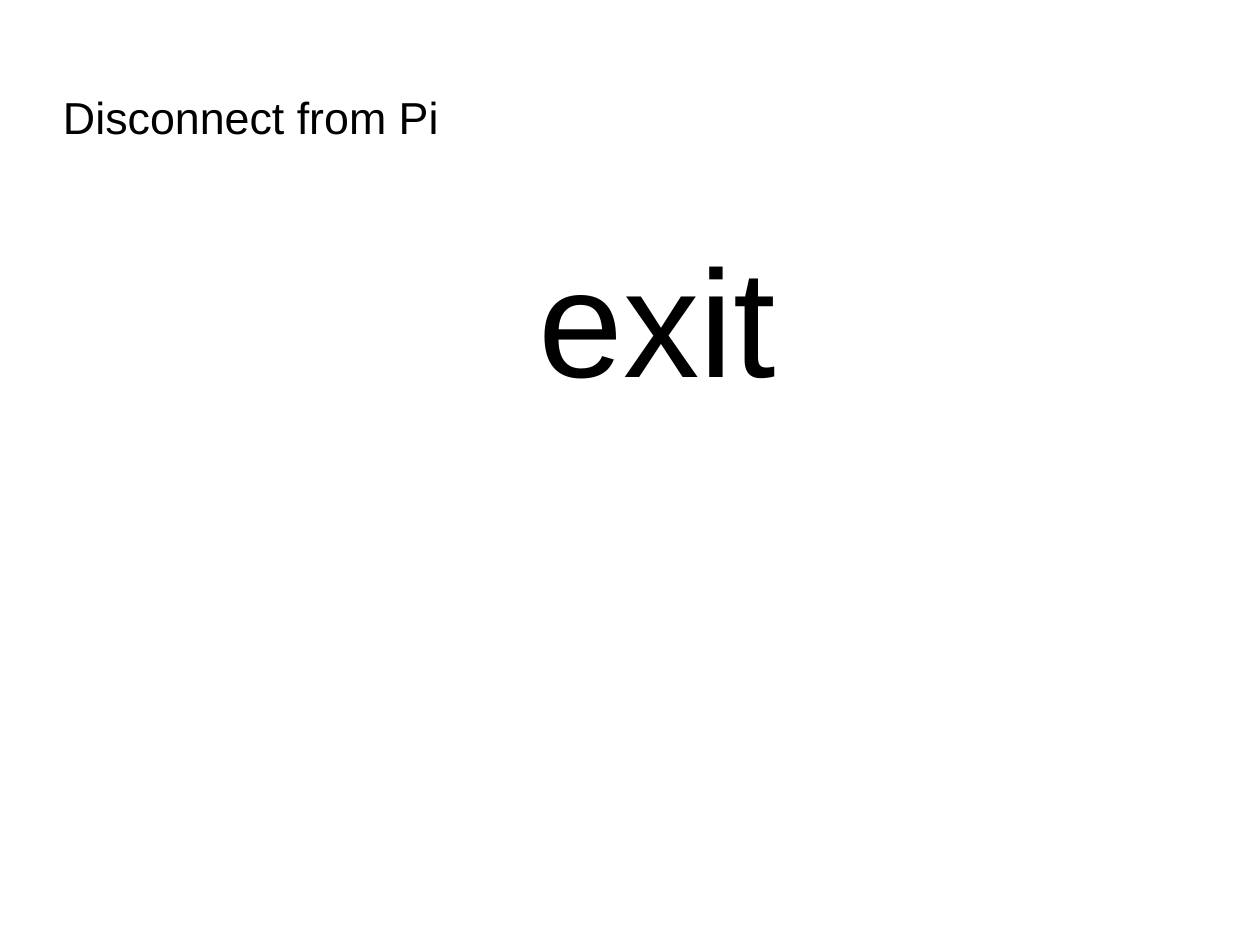
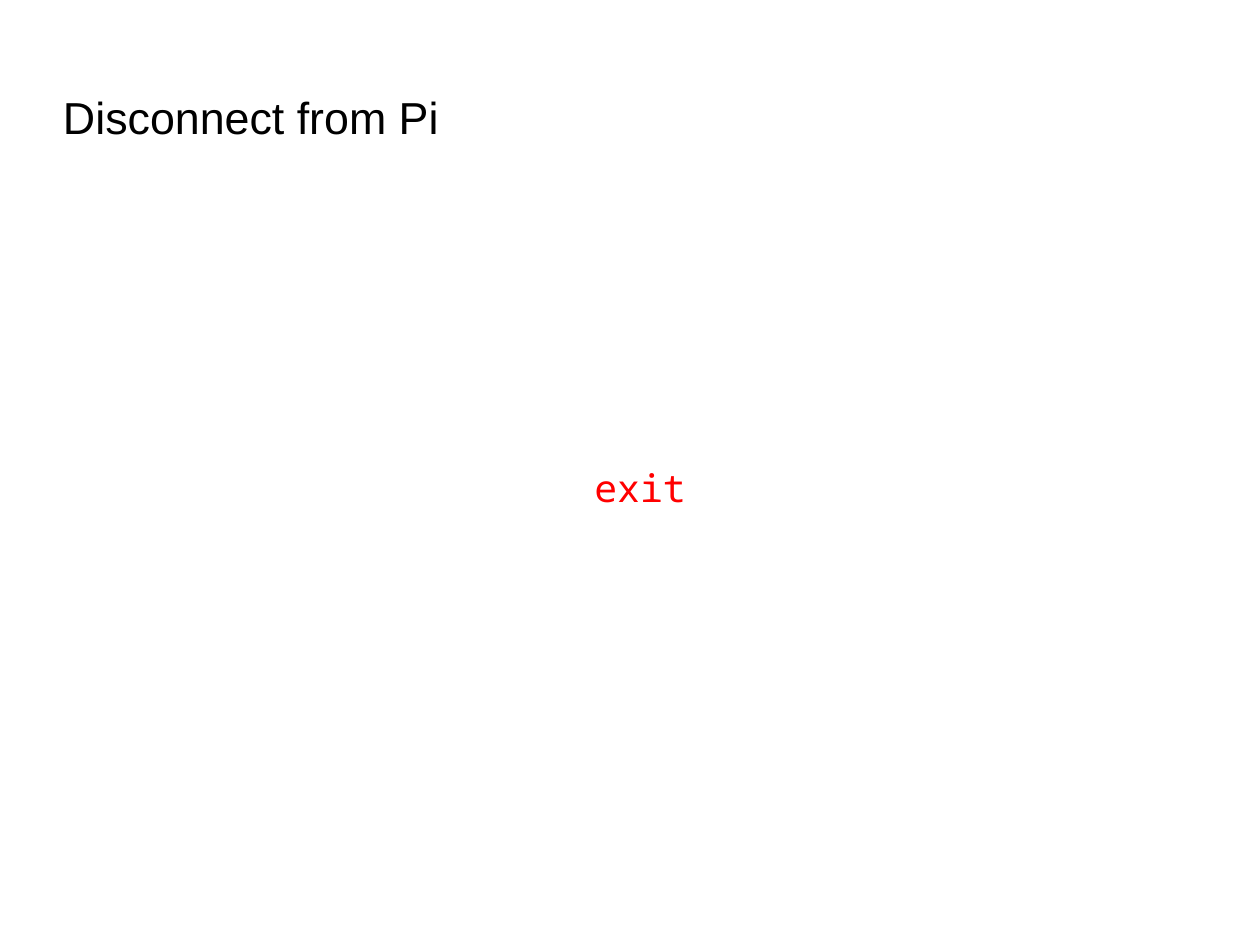
Before and after one commit to Oflameo/sshvnc_ws, a slide deck: slide 14 of doc/sshvnc.odp (slide 10 before the commit). Drawn at 1260x945 pixels with LibreOffice and Linux fonts; fonts in the diff are those of the drawing; background and template pictures are left out. Boxes give left, top, right and bottom in pixels: in the first picture for what was removed or moved away, otherwise in the second. Text is boxed around its words. In the diff, an @@ line names an element or a change of style, - is before the commit and + after.

```diff
--- a/doc/sshvnc.odp
+++ b/doc/sshvnc.odp
@@ text "exit": place and size @@
-text "exit" at [538,266,775,379]
+text "exit" at [594,473,685,503]
@@ text "exit" at [594,473,685,503]: size 96 to 24 pt, font Arial to Noto Sans Mono, text colour #000000 to #FF0000, letter outline none to #000000 0.74 pt; alignment centre to left; indent changed; less space between paragraphs; vertical alignment top to middle @@
```
Also in this commit, not shown: 3 other slides changed, 7 slides added, 5 other files.
